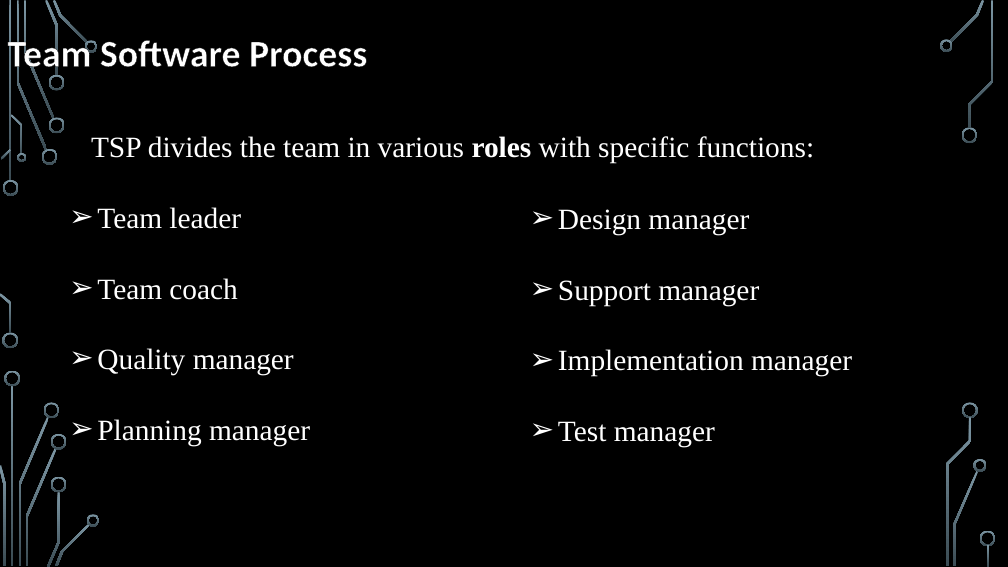
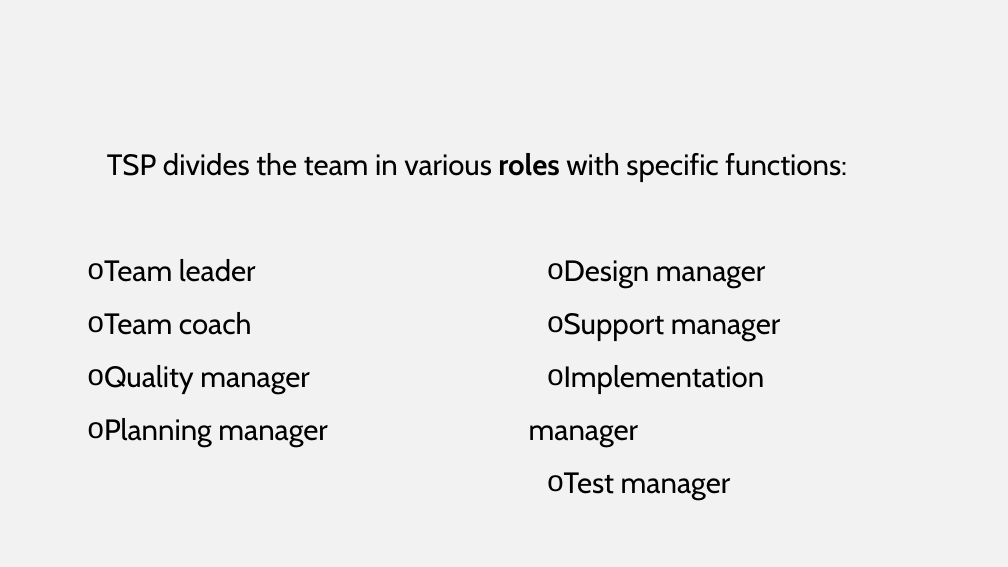
Before and after one commit to eduardamsc/FEUP-ESOF, a slide deck: slide 5 of Slide deck.pptx. Drawn at 1008x567 pixels with LibreOffice and Linux fonts; fonts in the diff are those of the drawing; background and template pictures are left out. Boxes give left, top, right and bottom in pixels: in the first picture for what was removed or moved away, otherwise in the second. Text is boxed around its words. In the diff, an @@ line names an element or a change of style, - is before the commit and + after.

```diff
--- a/Slide deck.pptx
+++ b/Slide deck.pptx
@@ background picture (left out) to #F2F2F2 @@
@@ title removed at [8, 35, 367, 76] @@
-Team Software Process
@@ text "TSP divides the team in ..." at [104, 153, 847, 447]: font Times New Roman to Cabin, text colour #FFFFFF to #000000; indent changed; line spacing 1 to 1.5; bullet ➢ to o @@
@@ text "Design manager": place and size @@
-text "Design manager" at [558, 209, 852, 447]
+text "Design manager" at [529, 260, 780, 500]
@@ text "Design manager" at [529, 260, 780, 500]: font Times New Roman to Cabin, text colour #FFFFFF to #000000; bullet ➢ to o; line spacing 1 to 1.5 @@
@@ group removed at [0, 0, 996, 567]: 33 freeform shapes, 3 rectangles @@
```
Also in this commit, not shown: 9 other slides changed.
